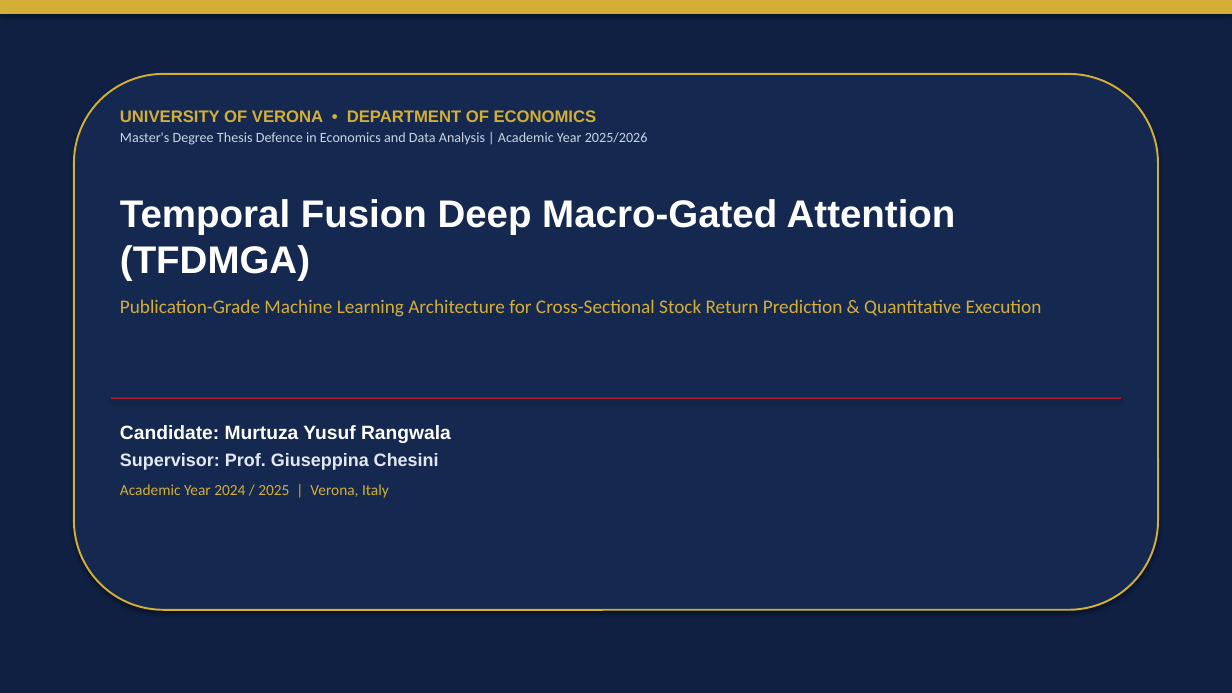
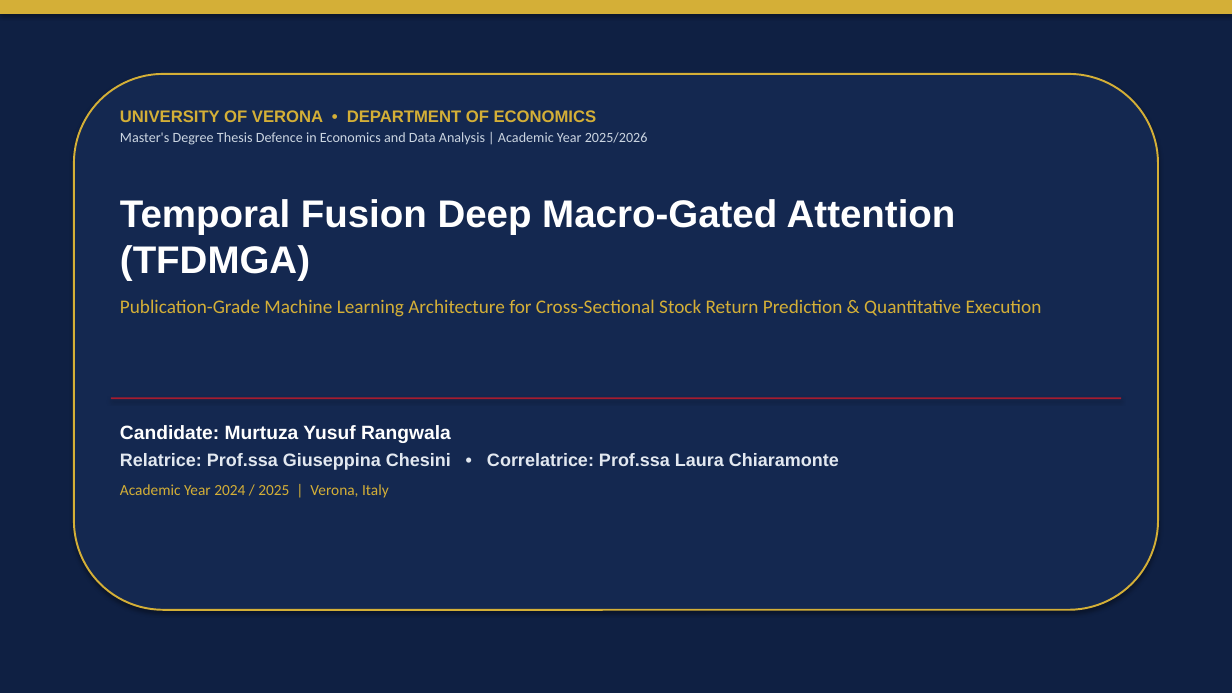
Before and after one commit to murtuzarangwala8-alt/thesis-stock-prediction, a slide deck: slide 1 of defence_presentation.pptx. Drawn at 1232x693 pixels with LibreOffice and Linux fonts; fonts in the diff are those of the drawing. Boxes give left, top, right and bottom in pixels: in the first picture for what was removed or moved away, otherwise in the second. Text is boxed around its words. In the diff, an @@ line names an element or a change of style, - is before the commit and + after.

Commit message:
Update official thesis title page and defence presentation with Correlatrice Prof.ssa Laura Chiaramonte

```diff
--- a/defence_presentation.pptx
+++ b/defence_presentation.pptx
@@ text at (x1=120, y1=453, x2=839, y2=470): text changed @@
-Supervisor: Prof. Giuseppina Chesini
+Relatrice: Prof.ssa Giuseppina Chesini • Correlatrice: Prof.ssa Laura Chiaramonte
```
Also in this commit, not shown: 7 other files.
